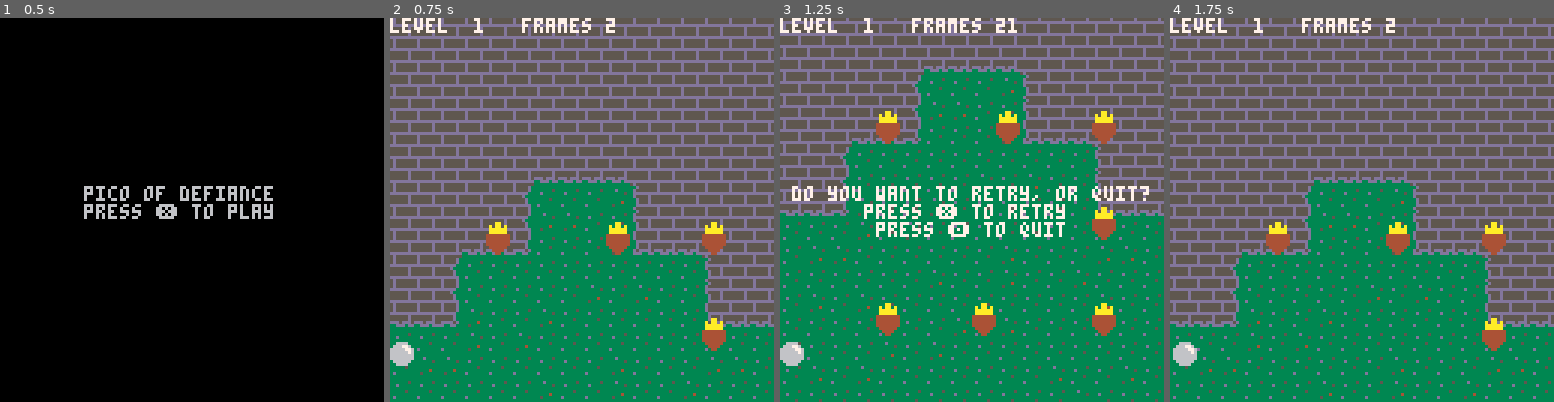
Above: before the commit, frames 1-4 (left to right).
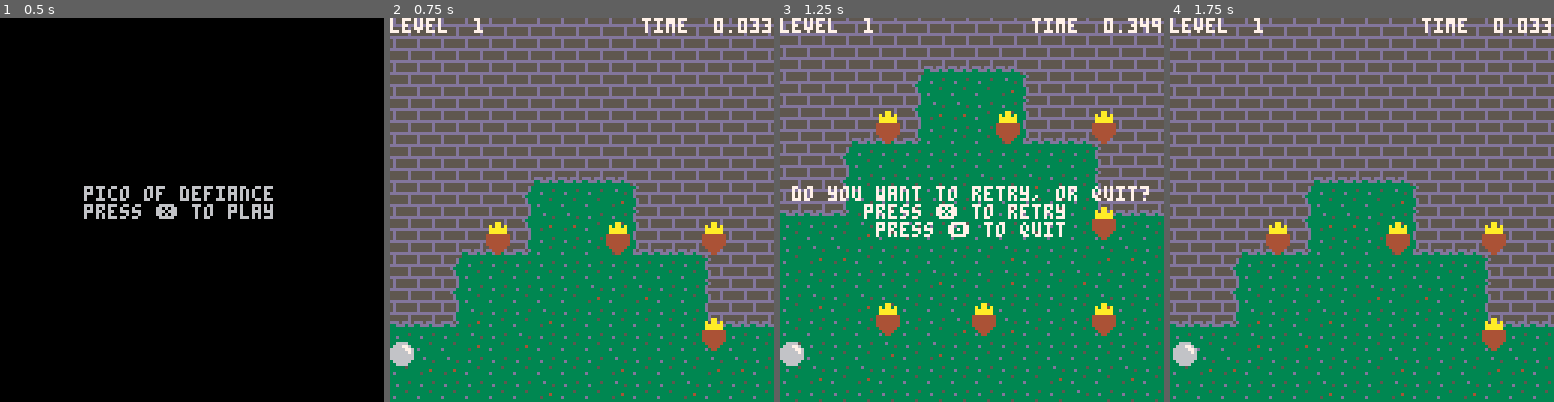
Above: after the commit, the same moments.

Repository: cinghycreations/defiance_of_pico
Game: PICO-8 cartridge defiance.p8
The game is run twice, just before and just after one commit, with the same random seed, the same clock (stepped at 60 frames per second) and the same inputs.
Inputs:
- Up to frame 1 (0.5 s): tap X (X key) at 0.33 s
- Up to frame 2 (0.75 s): tap O (Z key) at 0.7 s
- Up to frame 3 (1.25 s): tap X (X key) at 1.07 s
- Up to frame 4 (1.75 s): hold Right from 1.6 s (still down); tap O (Z key) at 1.7 s

Frame 1 is identical in both runs. In frame 2, 1.0% of the frame differs, in the area x 34-100%, y 0-4%; in frame 3, 1.0%; in frame 4, 1.0%.

Commit message:
Function to format time

Diff:
--- a/defiance.lua
+++ b/defiance.lua
@@ -132,12 +132,40 @@
 	end
 end
 
+local function format_time(frames)
+	local time = frames * (1 / 60)
+
+	if time >= 100 then
+		return '99.999'
+	end
+
+	secs = flr(time)
+	msec = flr( ( time - flr(time) ) * 1000 )
+
+	s_sec = tostr(secs)
+	if #s_sec == 1 then
+		s_sec = ' ' .. s_sec
+	end
+
+	s_msec = tostr(msec)
+	if #s_msec == 1 then
+		s_msec = '00' .. s_msec
+	elseif #s_msec == 2 then
+		s_msec = '0' .. s_msec
+	elseif #s_msec == 3 then
+	else
+		s_msec = sub( s_msec, 1, 3 )
+	end
+
+	return s_sec .. '.' .. s_msec
+end
+
 local function format2(value)
 	if value < 10 then return ' ' .. tostr(value) else return tostr(value) end
 end
 
 local function create_caption(session)
-	return 'level ' .. format2(session.level) .. '   frames ' .. session.level_frames
+	return 'level ' .. format2(session.level) .. '             time ' .. format_time( session.level_frames )
 end
 
 local function session_draw(session)
